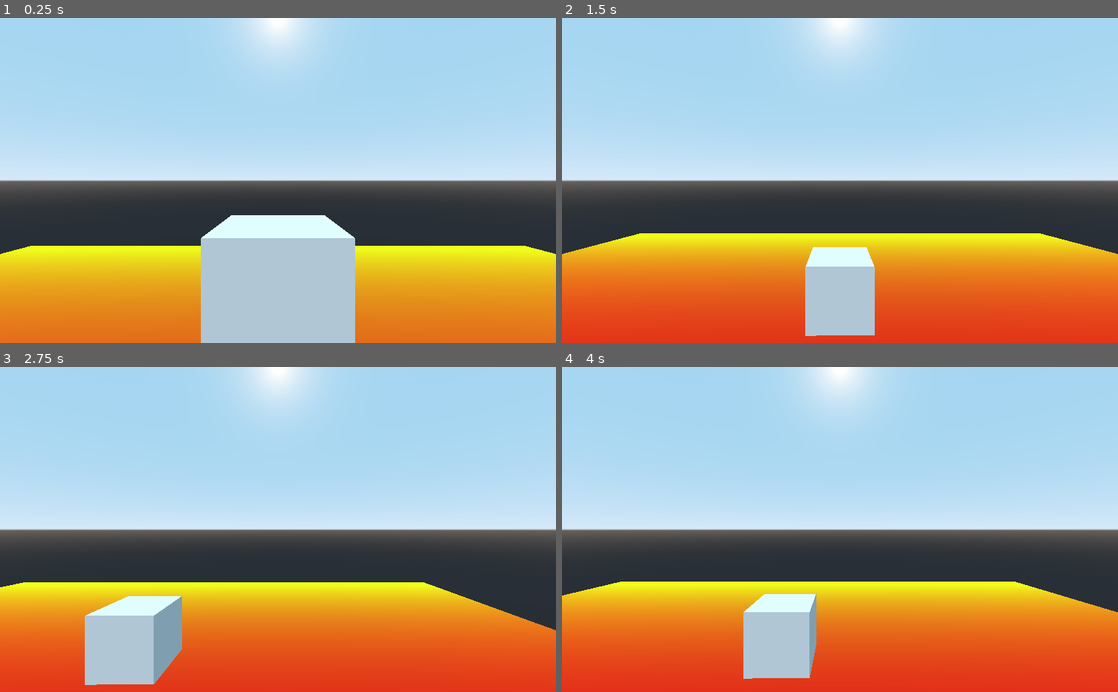
Above: before the commit, frames 1-4 (two rows, left to right).
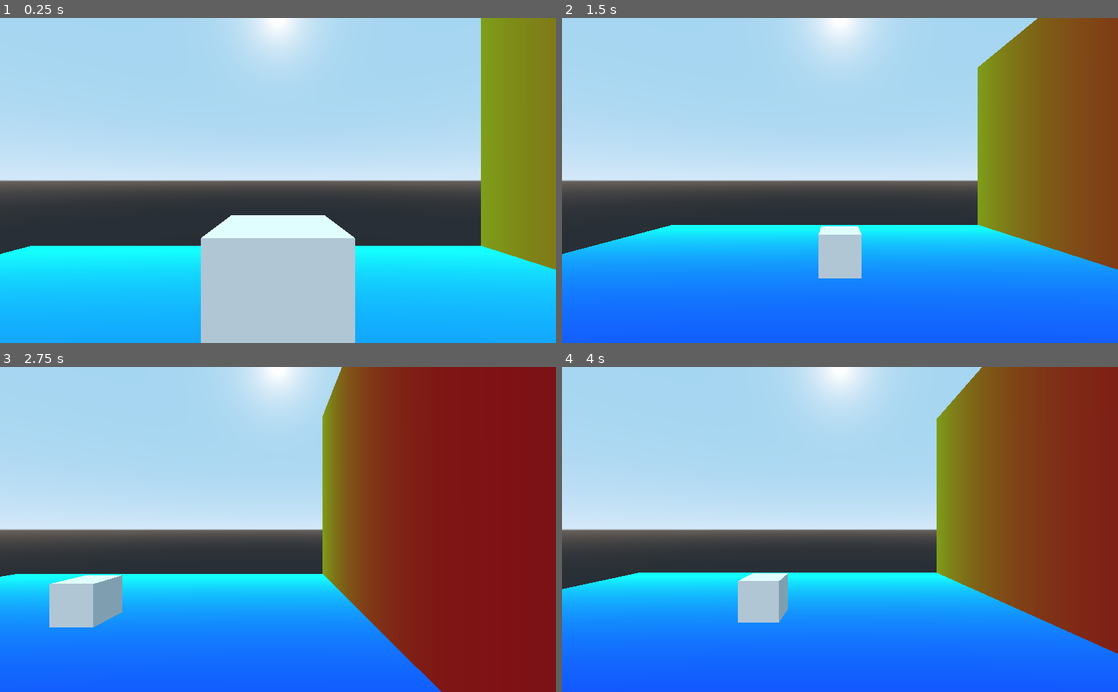
Above: after the commit, the same moments.

Repository: Inateblig/GodotPickupSystem
Game: Godot game, scene res://World.tscn
Same seed, same stepped clock (60 frames per second), same inputs: the game is played once before the commit and once after it.
Inputs (mouse positions are in pixels of both pictures, inside the frame that each line leads up to):
- Up to frame 1 (0.25 s): no input
- Up to frame 2 (1.5 s): tap Enter at 0.5 s; move the mouse to (962, 164) at 0.52 s; hold D (d) 0.53-1.28 s; tap Space (jump) at 0.77 s; tap E (e) at 0.8, 1.35 s; move the mouse to (728, 196) at 1.27 s
- Up to frame 3 (2.75 s): tap Space (jump) at 1.52, 2 s; tap F (f) at 1.55 s; move the mouse to (333, 458) at 2.02 s; hold F (f) from 2.03 s (still down); click (333, 458) at 2.3 s
- Up to frame 4 (4 s): move the mouse to (812, 594) at 2.77 s; release F (f) at 2.78 s; click (812, 594) at 2.85 s; tap Space (jump) at 3.02, 3.77 s; tap S (s) at 3.05 s; tap Enter at 3.5 s; move the mouse to (1006, 578) at 3.52 s; hold S (s) from 3.53 s (still down); tap D (d) at 3.8 s

The runs differ from the first frame. In frame 1, 31% of the frame differs, in the area x 0-100%, y 0-100%; in frame 2, 50%; in frame 3, 63%; in frame 4, 56%.

Commit message:
some changes

Diff:
--- a/src/Player.gd
+++ b/src/Player.gd
@@ -24,13 +24,11 @@
 
 
 func get_force(_dt) -> Vector3:
-	var z: float = (
-		Input.get_action_strength("d") - Input.get_action_strength("e")
-	)
-	var x: float = (
-		Input.get_action_strength("f") - Input.get_action_strength("s")
-	)
-	var y: float
+	var x: float = 0
+	var y: float = 0
+	var z: float = 0
+	z += Input.get_axis("e", "d")
+	x += Input.get_axis("s", "f")
 	if is_on_floor():
 		y = 0
 	else:
--- a/src/Spatial.gd
+++ b/src/Spatial.gd
@@ -2,27 +2,44 @@
 
 var Rbd = preload("res://Rbd.tscn")
 var Kbd = preload("res://Kbd.tscn")
-onready var tarpos = $Player/Head/Camera/Position3D.global_transform.origin
+onready var tarpos = $Player/Head/Position3D.global_transform.origin
 
+var pvel = Vector3()
+var ptarpos = Vector3()
+var a = 0
 func _physics_process(_dt):
+	tarpos = $Player/Head/Position3D.global_transform.origin
 	var col = $Player/Head/Camera/RayCast.get_collider()
-	if col != null && col.is_in_group("obj"):
-		if Input.is_action_pressed("pickup"):
-			if get_node_or_null("Rbd") != null:
-				$Rbd.queue_free()
-			if get_node_or_null("Kbd") == null:
-				var kin = Kbd.instance()
-				add_child(kin)
-				tarpos = $Player/Head/Camera/Position3D.global_transform.origin
-				$Kbd.global_transform.origin = tarpos
-			tarpos = $Player/Head/Camera/Position3D.global_transform.origin
-			var vel = $Kbd.to_local(tarpos)
-			$Kbd.move_and_slide(vel * 100, Vector3.UP)
-		elif Input.is_action_just_released("pickup"):
-			if get_node_or_null("Kbd") != null:
-				$Kbd.queue_free()
-			if get_node_or_null("Rbd") == null:
-				var rin = Rbd.instance()
-				add_child(rin)
-				tarpos = $Player/Head/Camera/Position3D.global_transform.origin
-				$Rbd.global_transform.origin = tarpos
+	if Input.is_action_pressed("pickup"):
+		if col != null:
+			if !col.is_in_group("obj"):
+				drop()
+			elif col.is_in_group("obj"):
+				pickup(Kbd, Rbd)
+		else:
+			drop()
+
+	if Input.is_action_just_released("pickup"):
+		drop()
+	a += 1
+
+func pickup(_Kbd, _Rbd):
+	if get_node_or_null("Rbd") != null:
+		$Rbd.queue_free()
+	if get_node_or_null("Kbd") == null:
+		var kin = Kbd.instance()
+		add_child(kin)
+		$Kbd.global_transform.origin = tarpos
+	var vel = $Kbd.to_local(tarpos)
+	vel = lerp(pvel, vel * 100, 0.4)
+	$Kbd.move_and_slide(vel, Vector3.UP)
+	pvel = vel
+	ptarpos = tarpos
+
+func drop():
+	if get_node_or_null("Kbd") != null:
+		$Kbd.queue_free()
+	if get_node_or_null("Rbd") == null:
+		var rin = Rbd.instance()
+		add_child(rin)
+		$Rbd.global_transform.origin = ptarpos
--- a/src/World.tscn
+++ b/src/World.tscn
@@ -10,21 +10,36 @@
 [sub_resource type="CapsuleMesh" id=2]
 mid_height = 3.0
 
+[sub_resource type="BoxShape" id=8]
+extents = Vector3( 0.5, 0.5, 3 )
+
 [sub_resource type="Gradient" id=5]
-offsets = PoolRealArray( 0, 0.497143, 1 )
-colors = PoolColorArray( 0.503906, 0.503906, 0.503906, 1, 1, 0, 0, 1, 0.992188, 1, 0, 1 )
+offsets = PoolRealArray( 0, 0.302682, 1 )
+colors = PoolColorArray( 0.503906, 0.503906, 0.503906, 1, 0, 0.15625, 1, 1, 0, 1, 1, 1 )
 
 [sub_resource type="GradientTexture" id=6]
 gradient = SubResource( 5 )
 
-[sub_resource type="SpatialMaterial" id=7]
+[sub_resource type="SpatialMaterial" id=9]
 albedo_texture = SubResource( 6 )
+
+[sub_resource type="Gradient" id=10]
+offsets = PoolRealArray( 0, 0.40613, 1 )
+colors = PoolColorArray( 0.417969, 0.417969, 0.417969, 1, 1, 0, 0, 1, 0.992706, 1, 0.0664062, 1 )
+
+[sub_resource type="GradientTexture" id=11]
+gradient = SubResource( 10 )
+
+[sub_resource type="SpatialMaterial" id=12]
+albedo_texture = SubResource( 11 )
 
 [node name="Spatial" type="Spatial"]
 script = ExtResource( 1 )
 
 [node name="Player" type="KinematicBody" parent="."]
 script = ExtResource( 2 )
+speed = 0.206
+GRAVITY_ACC = 1.284
 
 [node name="CollisionShape" type="CollisionShape" parent="Player"]
 transform = Transform( 1, 0, 0, 0, 1.31134e-07, 1, 0, -1, 1.31134e-07, 0, 0, 0 )
@@ -38,21 +53,35 @@
 [node name="Head" type="Spatial" parent="Player"]
 transform = Transform( 1, 0, 0, 0, 1, 0, 0, 0, 1, 0, 2, 0 )
 
+[node name="Position3D" type="Position3D" parent="Player/Head"]
+transform = Transform( 1, 0, 0, 0, 1, 0, 0, 0, 1, 0, 0, -5.5 )
+
 [node name="Camera" type="Camera" parent="Player/Head"]
 
-[node name="Position3D" type="Position3D" parent="Player/Head/Camera"]
-transform = Transform( 1, 0, 0, 0, 1, 0, 0, 0, 1, 0, 0, -4 )
+[node name="RayCast" type="RayCast" parent="Player/Head/Camera"]
+transform = Transform( 1, 0, 0, 0, 1, 0, 0, 0, 1, 0, 0, -1.5 )
+enabled = true
+cast_to = Vector3( 0, 0, -4 )
 
-[node name="RayCast" type="RayCast" parent="Player/Head/Camera"]
-enabled = true
-cast_to = Vector3( 0, 0, -5 )
+[node name="Area" type="Area" parent="Player/Head/Camera"]
+
+[node name="CollisionShape" type="CollisionShape" parent="Player/Head/Camera/Area"]
+transform = Transform( 1, 0, 0, 0, 1, 0, 0, 0, 1, 0, -0.5, -3 )
+shape = SubResource( 8 )
 
 [node name="CSGBox" type="CSGBox" parent="."]
 transform = Transform( 1, 0, 0, 0, 1, 0, 0, 0, 1, 0, -4, 0 )
 use_collision = true
 width = 34.0
 depth = 32.0
-material = SubResource( 7 )
+material = SubResource( 9 )
+
+[node name="CSGBox2" type="CSGBox" parent="."]
+transform = Transform( -4.37114e-08, -1, 0, 1, -4.37114e-08, 0, 0, 0, 1, 15, -4, 0 )
+use_collision = true
+width = 34.0
+depth = 32.0
+material = SubResource( 12 )
 
 [node name="DirectionalLight" type="DirectionalLight" parent="."]
 transform = Transform( 1, 0, 0, 0, 0.5, 0.866025, 0, -0.866025, 0.5, 0, 0, 0 )
--- /dev/null
+++ b/src/mat.tres
@@ -0,0 +1,11 @@
+[gd_resource type="SpatialMaterial" load_steps=3 format=2]
+
+[sub_resource type="Gradient" id=5]
+offsets = PoolRealArray( 0, 0.497143, 1 )
+colors = PoolColorArray( 0.503906, 0.503906, 0.503906, 1, 1, 0, 0, 1, 0.992188, 1, 0, 1 )
+
+[sub_resource type="GradientTexture" id=6]
+gradient = SubResource( 5 )
+
+[resource]
+albedo_texture = SubResource( 6 )
Not shown: 1 places in src/World.tscn that only renumber resources
